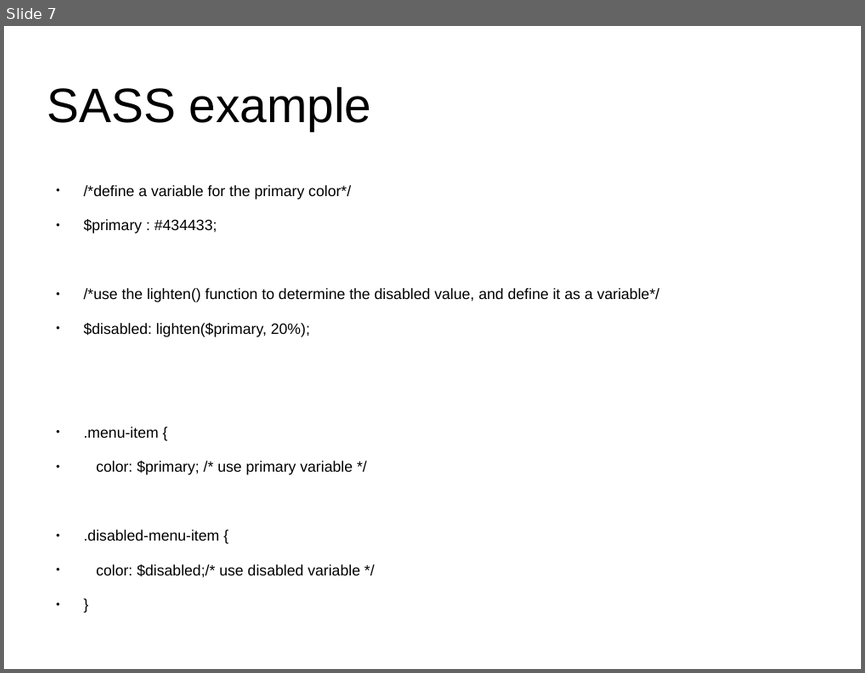
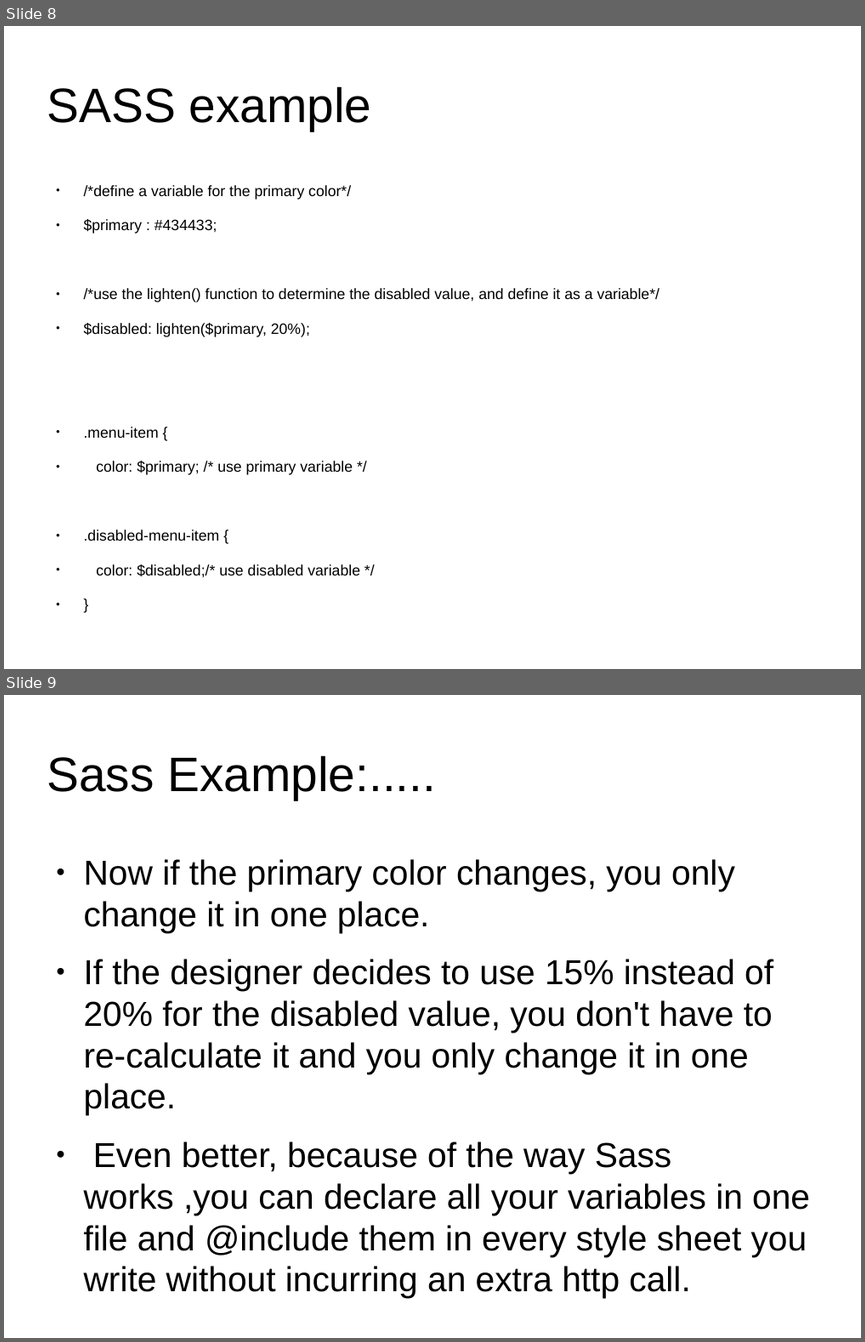
Before and after one commit to anumsh/SASS-Basics, a slide deck: SASS_basics.odp. Shown one above the other, each under a label of ours: slide 7 before the commit, slides 8 and 9 after it. The pictures are 865x673 and 865x1342 pixels, drawn with LibreOffice and Linux fonts; fonts in the diff are those of the drawing; background and template pictures are left out. Boxes give left, top, right and bottom in pixels: in the first picture for what was removed or moved away, otherwise in the second. Text is boxed around its words. In the diff, an @@ line names an element or a change of style, - is before the commit and + after.

Commit message:
feat:How SASS works

```diff
--- a/SASS_basics.odp
+++ b/SASS_basics.odp
@@ slide 9 added at box(4, 695, 861, 1338), background #FFFFFF @@
@@ title added at box(46, 755, 436, 800), 44.8 pt, text #000000 @@
+Sass Example:.....
@@ text added at box(84, 859, 810, 1298), 32.1 pt, text #000000 @@
+● Now if the primary color changes, you only change it in one place.
+● If the designer decides to use 15% instead of 20% for the disabled value, you don't have to re-calculate it and you only change it in one place.
+● Even better, because of the way Sass works ,you can declare all your variables in one file and @include them in every style sheet you write without incurring an extra http call.
@@ what was slide 7 is now slide 8 @@
```
Also in this commit, not shown: 4 other slides added.
